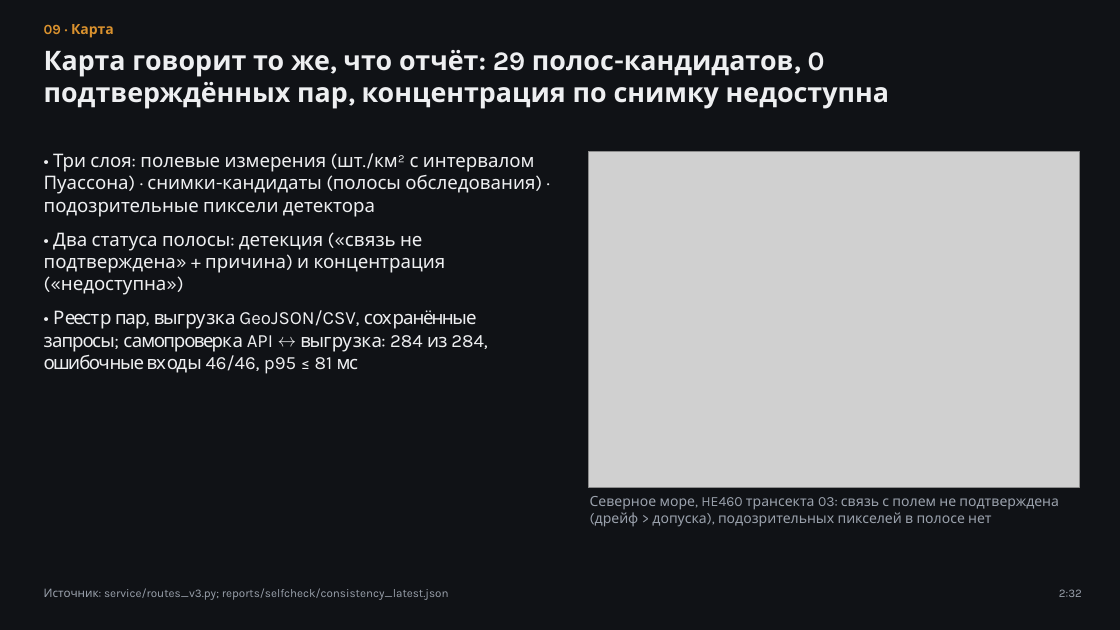
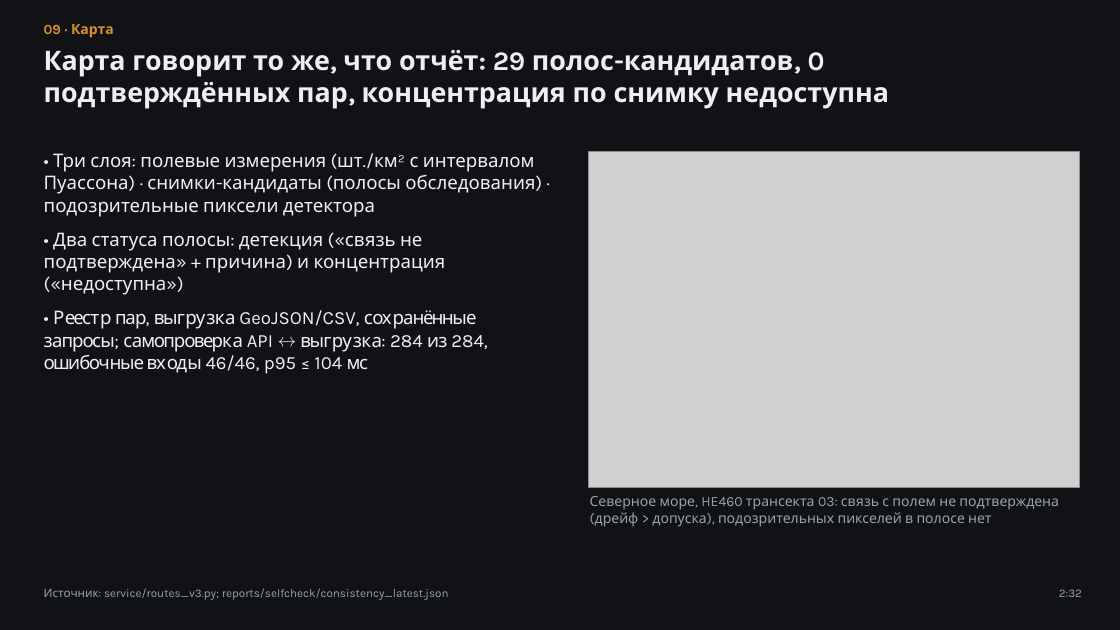
Before and after one commit to azama2t/final-cosmohack, a slide deck: slide 9 of reports/case_deck.pptx. Drawn at 1120x630 pixels with LibreOffice and Linux fonts; fonts in the diff are those of the drawing; grey boxes stand for pictures. Boxes give left, top, right and bottom in pixels: in the first picture for what was removed or moved away, otherwise in the second. Text is boxed around its words. In the diff, an @@ line names an element or a change of style, - is before the commit and + after.

```diff
--- a/reports/case_deck.pptx
+++ b/reports/case_deck.pptx
@@ text at bbox=[44, 310, 488, 374]: text changed @@
-• Реестр пар, выгрузка GeoJSON/CSV, сохранённые запросы; самопроверка API ↔ выгрузка: 284 из 284, ошибочные входы 46/46, p95 ≤ 81 мс
+• Реестр пар, выгрузка GeoJSON/CSV, сохранённые запросы; самопроверка API ↔ выгрузка: 284 из 284, ошибочные входы 46/46, p95 ≤ 104 мс
```
Also in this commit, not shown: 2 other slides changed, 16 other files.
